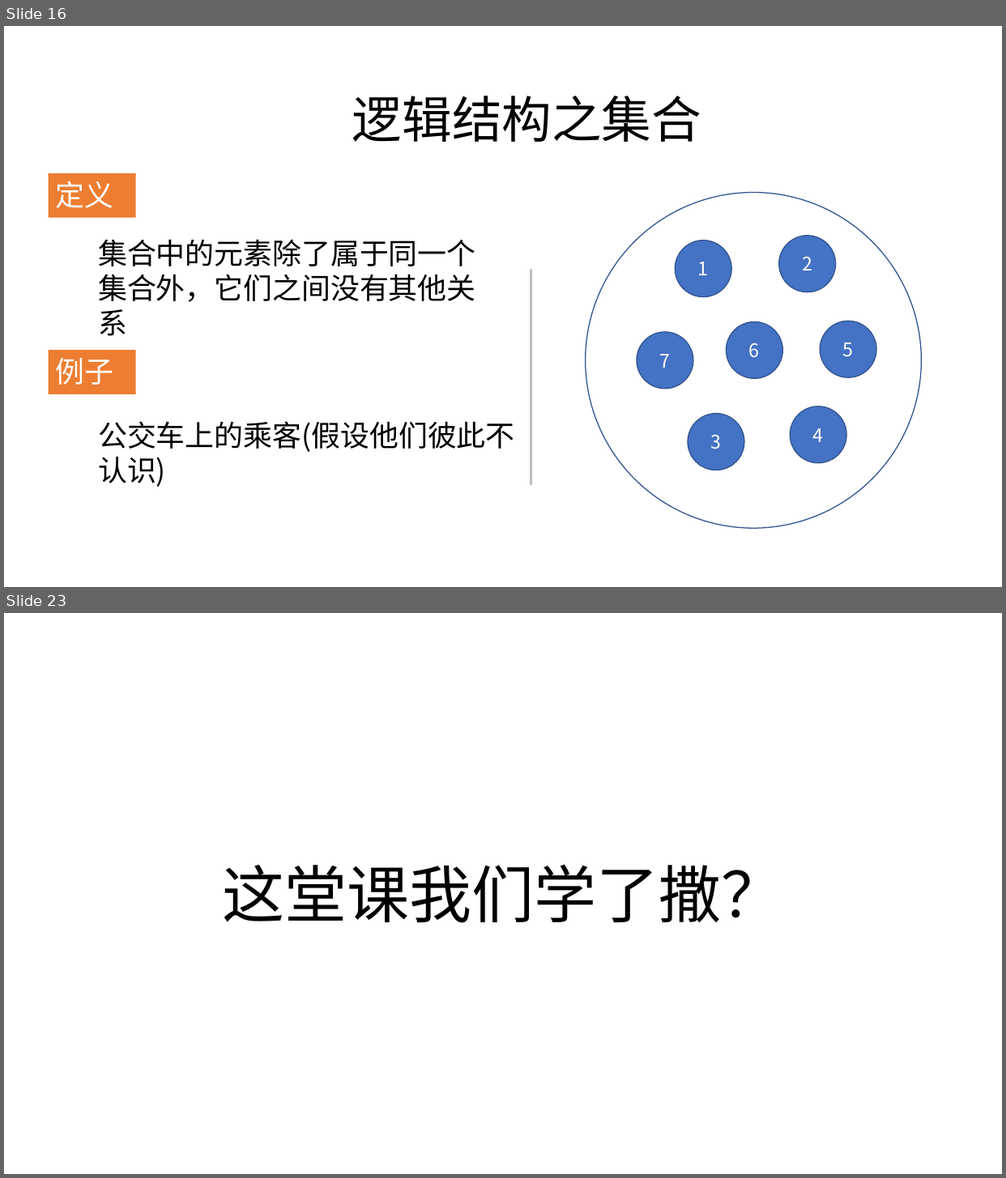
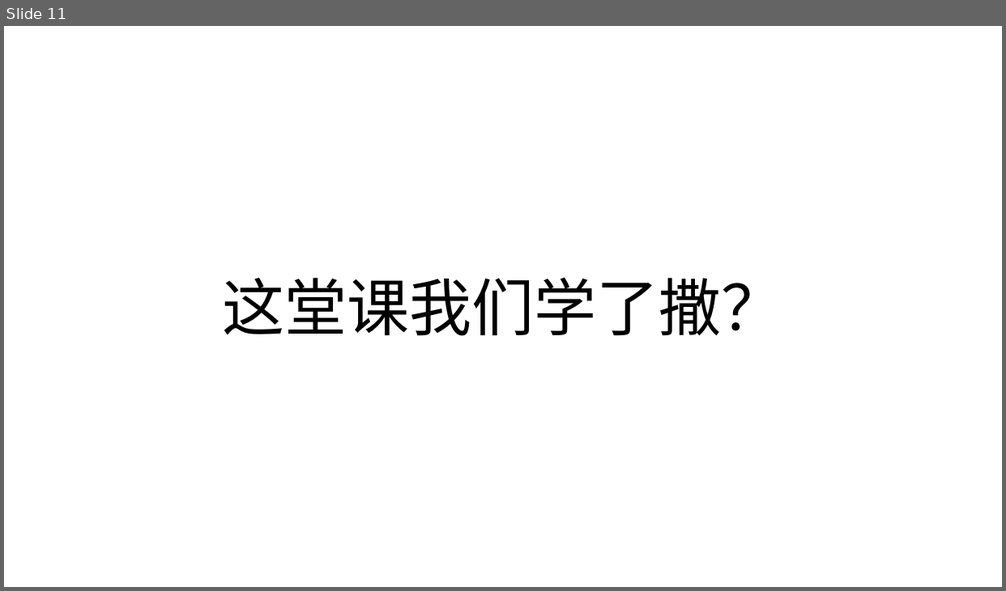
Before and after one commit to zjyesir/hmc_data_structure, a slide deck: 2.线性表.pptx. Shown one above the other, each under a label of ours: slides 16 and 23 before the commit, slide 11 after it; the slides between them are not shown. The pictures are 1006x1178 and 1006x591 pixels, drawn with LibreOffice and Linux fonts; fonts in the diff are those of the drawing; background and template pictures are left out. Boxes give left, top, right and bottom in pixels: in the first picture for what was removed or moved away, otherwise in the second. Text is boxed around its words. In the diff, an @@ line names an element or a change of style, - is before the commit and + after.

```diff
--- a/2.线性表.pptx
+++ b/2.线性表.pptx
@@ slide 16 removed at bbox=[4, 26, 1002, 587], background picture (left out) @@
@@ text removed at bbox=[352, 96, 701, 142] @@
-逻辑结构之集合
@@ rectangle removed at bbox=[49, 173, 136, 218] @@
-定义
@@ ellipse removed at bbox=[586, 192, 922, 528] @@
@@ text removed at bbox=[98, 239, 476, 336] @@
-集合中的元素除了属于同一个集合外，它们之间没有其他关系
@@ ellipse removed at bbox=[675, 240, 731, 297] @@
-1
@@ ellipse removed at bbox=[779, 236, 836, 292] @@
-2
@@ line removed from (531, 268) to (531, 485) @@
@@ ellipse removed at bbox=[637, 332, 693, 389] @@
-7
@@ ellipse removed at bbox=[727, 322, 783, 378] @@
-6
@@ ellipse removed at bbox=[820, 321, 877, 378] @@
-5
@@ rectangle removed at bbox=[49, 350, 136, 395] @@
-例子
@@ ellipse removed at bbox=[688, 414, 744, 471] @@
-3
@@ ellipse removed at bbox=[790, 407, 847, 463] @@
-4
@@ text removed at bbox=[98, 421, 515, 487] @@
-公交车上的乘客(假设他们彼此不认识)
@@ what was slide 23 is now slide 11 @@
```
Also in this commit, not shown: 2 slides changed, 9 slides added, 19 other slides removed, 1 other file.
